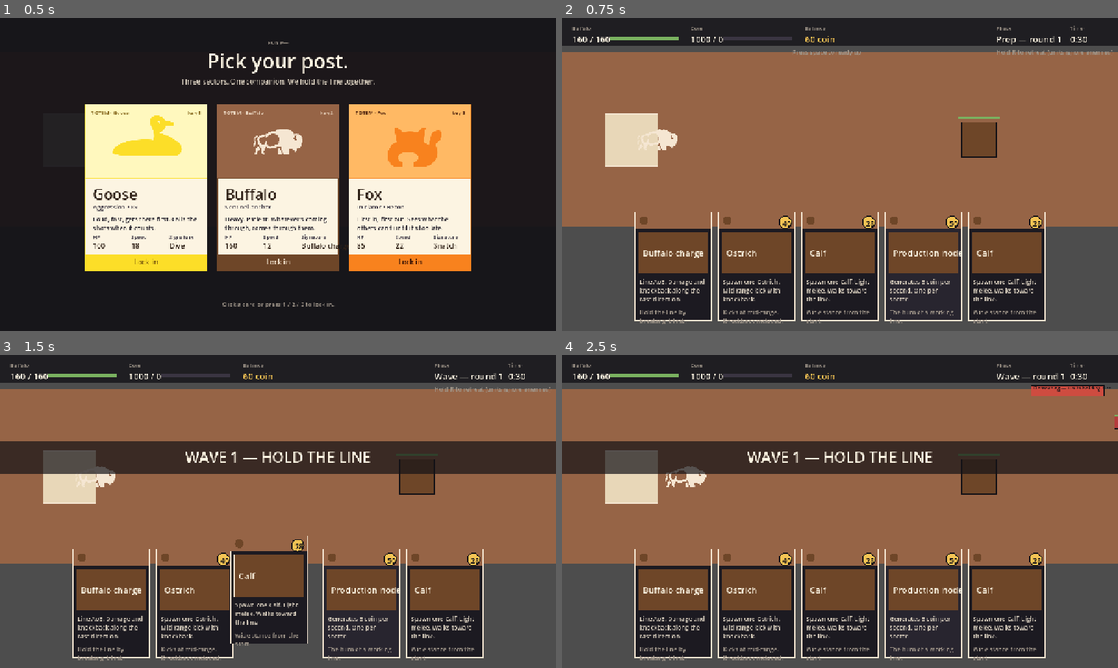
Above: before the commit, frames 1-4 (two rows, left to right).
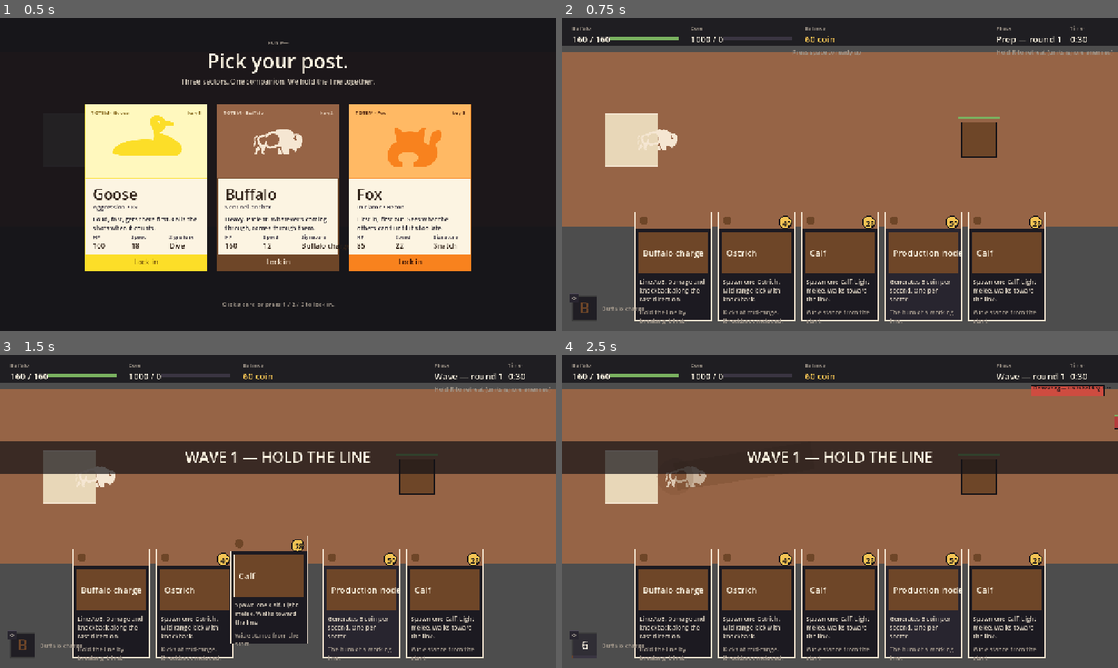
Above: after the commit, the same moments.

Repository: RescuedBuffalo/goose-and-buff
Game: Godot game, scene res://scenes/main.tscn
The game is run twice, just before and just after one commit, with the same random seed, the same clock (stepped at 60 frames per second) and the same inputs.
Inputs (mouse positions are in pixels of both pictures, inside the frame that each line leads up to):
- Up to frame 1 (0.5 s): no input
- Up to frame 2 (0.75 s): tap Enter at 0.5 s; drag from (840, 174) to (895, 105) at 0.52 s
- Up to frame 3 (1.5 s): tap Space (ready_round) at 1.25 s; drag from (278, 614) to (250, 574) at 1.27 s
- Up to frame 4 (2.5 s): move the mouse to (895, 442) at 2.02 s; hold D (move_right) from 2.03 s (still down); hold R (toggle_retreat) from 2.03 s (still down); click (895, 442) at 2.17 s; tap Q (cast_signature, bound only after the commit) at 2.3 s

Frame 1 is identical in both runs. In frame 2, 0.4% of the frame differs, in the area x 1-15%, y 88-97%; in frame 3, 0.4%; in frame 4, 0.5%, in the area x 1-26%, y 38-97%.

Commit message:
Bind hero signature ability to Q with cooldown rail (BUF-102)
Each hero now casts their signature ability — Buffalo charge, Dive,
Snatch — by pressing Q during a wave, with the cast targeted at the
mouse position and a per-hero cooldown gate. The new AbilityRail HUD
component shows the keybind, hero glyph, integer countdown, and a
faction-tinted drain bar; cast feedback is a brief radial pulse at the
hero on top of each ability's existing AoE visual. Targets clamp to
the sector so a Q while the mouse is over the HUD still resolves
sensibly. Cooldown resets on every wave end and run start.

Co-Authored-By: Claude Opus 4.7 (1M context) <noreply@anthropic.com>

Diff:
--- a/data/heroes.gd
+++ b/data/heroes.gd
@@ -14,6 +14,8 @@
 	"role": "Sentinel anchor",
 	"flavor": "Heavy. Patient. Whatever's coming through, comes through them.",
 	"signatureAbility": "Buffalo charge",
+	"signatureAbilityId": "BuffaloCharge",
+	"signatureCooldown": 6.0,
 	"baseHealth": 160,
 	"moveSpeed": 12,
 }
@@ -24,6 +26,8 @@
 	"role": "Aggression / IGL",
 	"flavor": "Loud, fast, gets there first. Calls the shots when it counts.",
 	"signatureAbility": "Dive",
+	"signatureAbilityId": "Dive",
+	"signatureCooldown": 5.0,
 	"baseHealth": 100,
 	"moveSpeed": 18,
 }
@@ -34,6 +38,8 @@
 	"role": "Initiator / Recon",
 	"flavor": "First in, first out. Sees what the others can't until it's too late.",
 	"signatureAbility": "Snatch",
+	"signatureAbilityId": "Snatch",
+	"signatureCooldown": 4.5,
 	"baseHealth": 85,
 	"moveSpeed": 22,
 }
--- a/project.godot
+++ b/project.godot
@@ -67,6 +67,11 @@
 "events": [Object(InputEventKey,"resource_local_to_scene":false,"resource_name":"","device":-1,"window_id":0,"alt_press …(190 unchanged characters)…
 ]
 }
+cast_signature={
+"deadzone": 0.5,
+"events": [Object(InputEventKey,"resource_local_to_scene":false,"resource_name":"","device":-1,"window_id":0,"alt_pressed":false,"shift_pressed":false,"ctrl_pressed":false,"meta_pressed":false,"pressed":false,"keycode":81,"physical_keycode":0,"key_label":0,"unicode":0,"location":0,"echo":false,"script":null)
+]
+}
 
 [rendering]
 
--- /dev/null
+++ b/scenes/ui/ability_rail.tscn
@@ -0,0 +1,9 @@
+[gd_scene load_steps=2 format=3]
+
+[ext_resource type="Script" path="res://scripts/ui/ability_rail.gd" id="1"]
+
+[node name="AbilityRail" type="Control"]
+script = ExtResource("1")
+anchor_right = 1.0
+anchor_bottom = 1.0
+mouse_filter = 2
--- a/scripts/adapters/main.gd
+++ b/scripts/adapters/main.gd
@@ -8,6 +8,7 @@
 ## changes. The wiring stays in this single file.
 
 const Sectors := preload("res://data/sectors.gd")
+const Heroes := preload("res://data/heroes.gd")
 # Logic classes (Economy, CardSystem, WaveDirector, AbilityResolver) and the
 # data classes that have a class_name are reachable as globals — no need to
 # alias them via const here.
@@ -21,6 +22,7 @@
 const HudScene := preload("res://scenes/ui/hud.tscn")
 const EndScene := preload("res://scenes/ui/end_screen.tscn")
 const HeroSelectScene := preload("res://scenes/ui/hero_select.tscn")
+const AbilityRailScene := preload("res://scenes/ui/ability_rail.tscn")
 
 # Logic
 var economy
@@ -34,7 +36,12 @@
 var hud
 var end_screen
 var hero_select
+var ability_rail
 var building_node: Node = null  # at most one in v0
+# Signature ability cooldown — counted down each frame in _process while a
+# wave is live. Zero means "ready to cast".
+var _signature_cd_remaining: float = 0.0
+var _signature_cd_max: float = 0.0
 # Hero is rebuilt fresh each run so a different pick can swap sprite +
 # stats. Keeping it nullable lets _start_run handle both first launch
 # (no hero yet) and post-restart (old hero already freed).
@@ -71,6 +78,8 @@
 	ui_layer.add_child(end_screen)
 	hero_select = HeroSelectScene.instantiate()
 	ui_layer.add_child(hero_select)
+	ability_rail = AbilityRailScene.instantiate()
+	ui_layer.add_child(ability_rail)
 
 func _wire_signals() -> void:
 	hud.bind(economy, wave_director, sector)
@@ -96,6 +105,8 @@
 	end_screen.visible = false
 	hud.visible = false
 	hand.visible = false
+	if ability_rail != null:
+		ability_rail.visible = false
 	hero_select.open()
 
 func _on_hero_selected(hero_id: String) -> void:
@@ -106,6 +117,8 @@
 	_spawn_hero(hero_id)
 	hud.visible = true
 	hand.visible = true
+	ability_rail.visible = true
+	ability_rail.set_hero(hero_id)
 	_start_run()
 
 func _spawn_hero(hero_id: String) -> void:
@@ -130,6 +143,7 @@
 	wave_director.reset()
 	card_system.start_round()
 	GameState.set_phase(GameState.Phase.PREP)
+	_reset_signature_cooldown()
 
 func _process(delta: float) -> void:
 	# Don't tick the run while the hero select is up — otherwise the prep
@@ -146,6 +160,9 @@
 	# setter short-circuits when the value is unchanged, so polling every
 	# frame is fine.
 	GameState.set_retreat(Input.is_action_pressed("toggle_retreat"))
+	_tick_signature_cooldown(delta)
+	if Input.is_action_just_pressed("cast_signature"):
+		_try_cast_signature()
 
 func _on_play_requested(card_id: String, world_pos: Vector2) -> void:
 	card_system.play_card_at(card_id, world_pos, _current_phase_name(), economy.balance)
@@ -199,6 +216,65 @@
 	b.position = world_pos
 	add_child(b)
 	building_node = b
+
+func _try_cast_signature() -> void:
+	# Q-cast: gate on phase, hero alive, and cooldown ready. Mouse position
+	# becomes the cast target — same convention as the card-drop flow.
+	if not wave_director.is_wave_phase():
+		return
+	if hero == null or not is_instance_valid(hero) or hero.is_downed:
+		return
+	if _signature_cd_remaining > 0.0:
+		return
+	var hero_def: Dictionary = Heroes.ALL.get(GameState.hero_id, Heroes.Buffalo)
+	var ability_id: String = hero_def.get("signatureAbilityId", "")
+	if ability_id.is_empty():
+		return
+	var target := get_global_mouse_position()
+	# Clamp the target inside the sector so a Q while the mouse is over the
+	# HUD or hand strip still resolves at a sensible point in the arena.
+	target.x = clamp(target.x, float(Sectors.SECTOR_LEFT), float(Sectors.SECTOR_RIGHT))
+	target.y = clamp(target.y, float(Sectors.SECTOR_TOP), float(Sectors.SECTOR_BOTTOM))
+	_show_cast_pulse(hero.position)
+	_resolve_ability(ability_id, target)
+	var cooldown: float = float(hero_def.get("signatureCooldown", 5.0))
+	_signature_cd_max = cooldown
+	_signature_cd_remaining = cooldown
+	GameState.set_signature_cooldown(_signature_cd_remaining, _signature_cd_max)
+
+func _tick_signature_cooldown(delta: float) -> void:
+	if _signature_cd_remaining <= 0.0:
+		return
+	_signature_cd_remaining = max(0.0, _signature_cd_remaining - delta)
+	GameState.set_signature_cooldown(_signature_cd_remaining, _signature_cd_max)
+
+func _reset_signature_cooldown() -> void:
+	_signature_cd_remaining = 0.0
+	_signature_cd_max = 0.0
+	GameState.set_signature_cooldown(0.0, 0.0)
+
+func _show_cast_pulse(at: Vector2) -> void:
+	# Brief radial flash centered on the caster — sells the input even before
+	# the ability's own AoE visual lands. Sound stub TODO when audio comes in.
+	var pulse := Polygon2D.new()
+	const SEGMENTS := 24
+	const START_RADIUS := 18.0
+	var pts := PackedVector2Array()
+	for i in range(SEGMENTS):
+		var a := TAU * float(i) / float(SEGMENTS)
+		pts.append(Vector2(cos(a), sin(a)) * START_RADIUS)
+	pulse.polygon = pts
+	pulse.position = at
+	var accent := DesignTokens.core_color(GameState.hero_id)
+	pulse.color = Color(accent.r, accent.g, accent.b, 0.55)
+	pulse.z_index = 6
+	add_child(pulse)
+	var t := create_tween()
+	t.set_parallel(true)
+	t.tween_property(pulse, "scale", Vector2(2.4, 2.4), 0.28) \
+		.set_trans(Tween.TRANS_CUBIC).set_ease(Tween.EASE_OUT)
+	t.tween_property(pulse, "modulate:a", 0.0, 0.28)
+	t.chain().tween_callback(pulse.queue_free)
 
 func _resolve_ability(ability_id: String, target_pos: Vector2) -> void:
 	if hero == null or not is_instance_valid(hero) or hero.is_downed:
@@ -379,6 +455,7 @@
 	for n in get_tree().get_nodes_in_group("enemies"):
 		if is_instance_valid(n):
 			n.queue_free()
+	_reset_signature_cooldown()
 	# A loss skips the reset — the run is ending, end screen takes over.
 	if victory:
 		_reset_to_base()
--- a/scripts/autoload/game_state.gd
+++ b/scripts/autoload/game_state.gd
@@ -7,6 +7,7 @@
 signal phase_changed(phase: String)
 signal hero_hp_changed(current: float, maximum: float)
 signal retreat_changed(active: bool)
+signal signature_cooldown_changed(remaining: float, maximum: float)
 
 enum Phase { PREP, WAVE, DEBRIEF, RUN_COMPLETE, RUN_ENDED }
 
@@ -20,6 +21,11 @@
 # Retreat mode: when true, units ignore enemies and only follow the leader.
 # Toggled by the player; auto-cleared on wave start.
 var retreat_mode: bool = false
+# Signature ability cooldown — remaining seconds and the cooldown's full
+# length. Adapter ticks remaining down each frame; HUD reads to render the
+# AbilityRail. Both zero means "ready to cast".
+var signature_cooldown: float = 0.0
+var signature_cooldown_max: float = 0.0
 
 func reset() -> void:
 	phase = Phase.PREP
@@ -32,6 +38,7 @@
 	core_hp = 0.0
 	core_hp_max = 0.0
 	set_retreat(false)
+	set_signature_cooldown(0.0, 0.0)
 
 func set_hero(new_hero_id: String) -> void:
 	hero_id = new_hero_id
@@ -53,6 +60,11 @@
 	hero_hp_max = maximum
 	hero_hp_changed.emit(current, maximum)
 
+func set_signature_cooldown(remaining: float, maximum: float) -> void:
+	signature_cooldown = remaining
+	signature_cooldown_max = maximum
+	signature_cooldown_changed.emit(remaining, maximum)
+
 static func phase_name(p: int) -> String:
 	match p:
 		Phase.PREP: return "prep"
--- /dev/null
+++ b/scripts/ui/ability_rail.gd
@@ -0,0 +1,90 @@
+extends Control
+##
+## Bottom-left ability rail. Shows the local hero's signature ability bound
+## to Q with its keybind chip and a cooldown countdown. The 4-slot design
+## (Q/E/F/R) from `design/ui_kits/hud/AbilityRail.jsx` collapses to a single
+## Q slot in v0 — only the signature is wired.
+##
+## Listens to GameState.signature_cooldown_changed for the live cooldown
+## value and rebuilds when the hero changes via set_hero().
+
+const Heroes := preload("res://data/heroes.gd")
+
+const SAFE_INSET := 24.0
+const SLOT_SIZE := Vector2(56, 56)
+const KEY_CHIP_SIZE := Vector2(20, 20)
+
+var _hero_id: String = "Buffalo"
+var _cooldown: float = 0.0
+var _cooldown_max: float = 0.0
+
+func _ready() -> void:
+	mouse_filter = Control.MOUSE_FILTER_IGNORE
+	set_anchors_preset(Control.PRESET_FULL_RECT)
+	GameState.signature_cooldown_changed.connect(_on_cooldown_changed)
+	queue_redraw()
+
+func set_hero(hero_id: String) -> void:
+	_hero_id = hero_id
+	queue_redraw()
+
+func _on_cooldown_changed(remaining: float, maximum: float) -> void:
+	_cooldown = remaining
+	_cooldown_max = maximum
+	queue_redraw()
+
+func _draw() -> void:
+	var origin := Vector2(SAFE_INSET, size.y - SAFE_INSET - SLOT_SIZE.y)
+	var slot_rect := Rect2(origin, SLOT_SIZE)
+	var on_cooldown: bool = _cooldown > 0.0
+	# Slot background — dim when on cooldown so the state reads at a glance.
+	var bg := Color(DesignTokens.NIGHT_1.r, DesignTokens.NIGHT_1.g, DesignTokens.NIGHT_1.b, 0.92)
+	if on_cooldown:
+		bg = Color(DesignTokens.NIGHT_2.r, DesignTokens.NIGHT_2.g, DesignTokens.NIGHT_2.b, 0.78)
+	draw_rect(slot_rect, bg, true)
+	draw_rect(slot_rect, DesignTokens.DIVIDER, false, 1.0)
+	# Keybind chip (top-left of the slot, slightly outside).
+	var chip_rect := Rect2(origin + Vector2(-6, -6), KEY_CHIP_SIZE)
+	draw_rect(chip_rect, DesignTokens.NIGHT_2, true)
+	draw_rect(chip_rect, DesignTokens.NIGHT_4, false, 1.0)
+	_draw_centered("Q", chip_rect, DesignTokens.FG_2, DesignTokens.FS_XS)
+	# Slot interior — number while on cooldown, totem letter otherwise.
+	var accent := DesignTokens.core_color(_hero_id)
+	if on_cooldown:
+		var label := str(int(ceil(_cooldown)))
+		_draw_centered(label, slot_rect, DesignTokens.FG_1, DesignTokens.FS_XL)
+	else:
+		var glyph := _hero_glyph(_hero_id)
+		_draw_centered(glyph, slot_rect, accent, DesignTokens.FS_2XL)
+	# Bottom progress bar — empty -> full as the cooldown drains.
+	if on_cooldown and _cooldown_max > 0.0:
+		var bar_h := 3.0
+		var ratio := 1.0 - (_cooldown / _cooldown_max)
+		draw_rect(Rect2(origin.x, origin.y + SLOT_SIZE.y - bar_h, SLOT_SIZE.x, bar_h),
+			DesignTokens.NIGHT_3, true)
+		draw_rect(Rect2(origin.x, origin.y + SLOT_SIZE.y - bar_h, SLOT_SIZE.x * ratio, bar_h),
+			Color(accent.r, accent.g, accent.b, 0.85), true)
+	# Ability name caption to the right of the slot — helps newcomers learn
+	# which signature their hero is on. Uses the in-full hero name per voice.
+	var hero_def: Dictionary = Heroes.ALL.get(_hero_id, Heroes.Buffalo)
+	var caption: String = String(hero_def.get("signatureAbility", ""))
+	if caption != "":
+		var caption_pos := Vector2(origin.x + SLOT_SIZE.x + 12.0, origin.y + SLOT_SIZE.y * 0.5 - 8.0)
+		_draw_label(caption, caption_pos, DesignTokens.FG_3, DesignTokens.FS_SM)
+
+func _hero_glyph(hero_id: String) -> String:
+	# v0 placeholder — first letter of the hero's name. M3 swaps in the
+	# Lucide-styled ability glyphs called out in AbilityRail.jsx.
+	if hero_id.is_empty():
+		return ""
+	return hero_id.substr(0, 1)
+
+func _draw_centered(text: String, rect: Rect2, color: Color, font_size: int) -> void:
+	var font := ThemeDB.fallback_font
+	var w: float = font.get_string_size(text, HORIZONTAL_ALIGNMENT_CENTER, -1, font_size).x
+	var pos := rect.position + Vector2((rect.size.x - w) * 0.5, rect.size.y * 0.5 + font_size * 0.35)
+	draw_string(font, pos, text, HORIZONTAL_ALIGNMENT_LEFT, -1, font_size, color)
+
+func _draw_label(text: String, pos: Vector2, color: Color, font_size: int) -> void:
+	var font := ThemeDB.fallback_font
+	draw_string(font, pos + Vector2(0, font_size), text, HORIZONTAL_ALIGNMENT_LEFT, -1, font_size, color)
Not shown, added: scripts/ui/ability_rail.gd.uid
